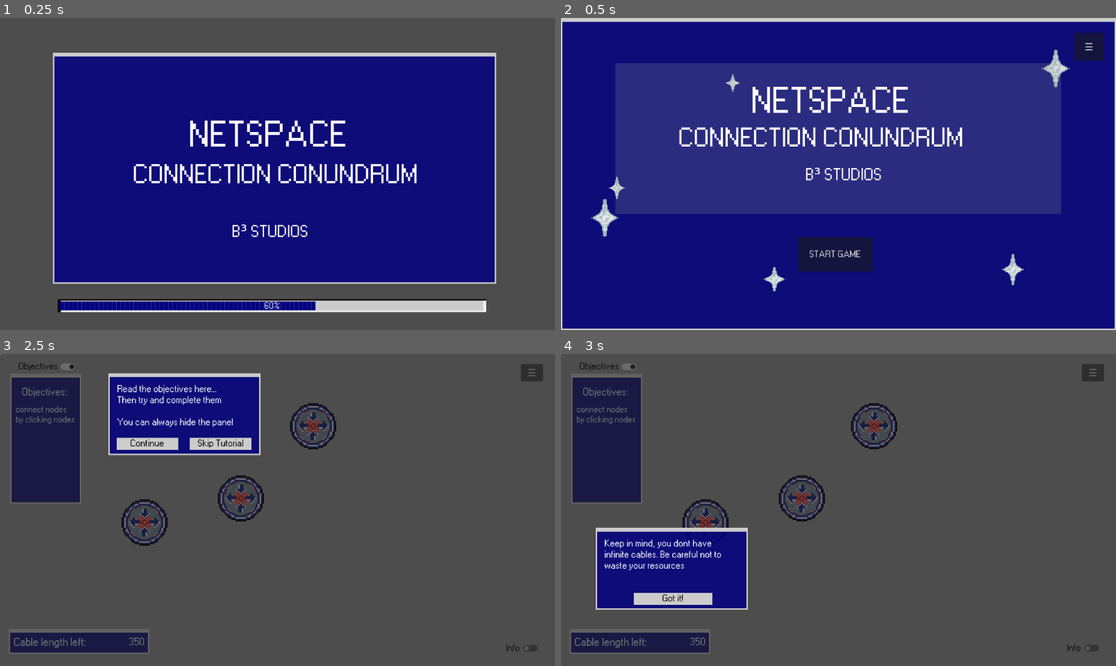
Above: before the commit, frames 1-4 (two rows, left to right).
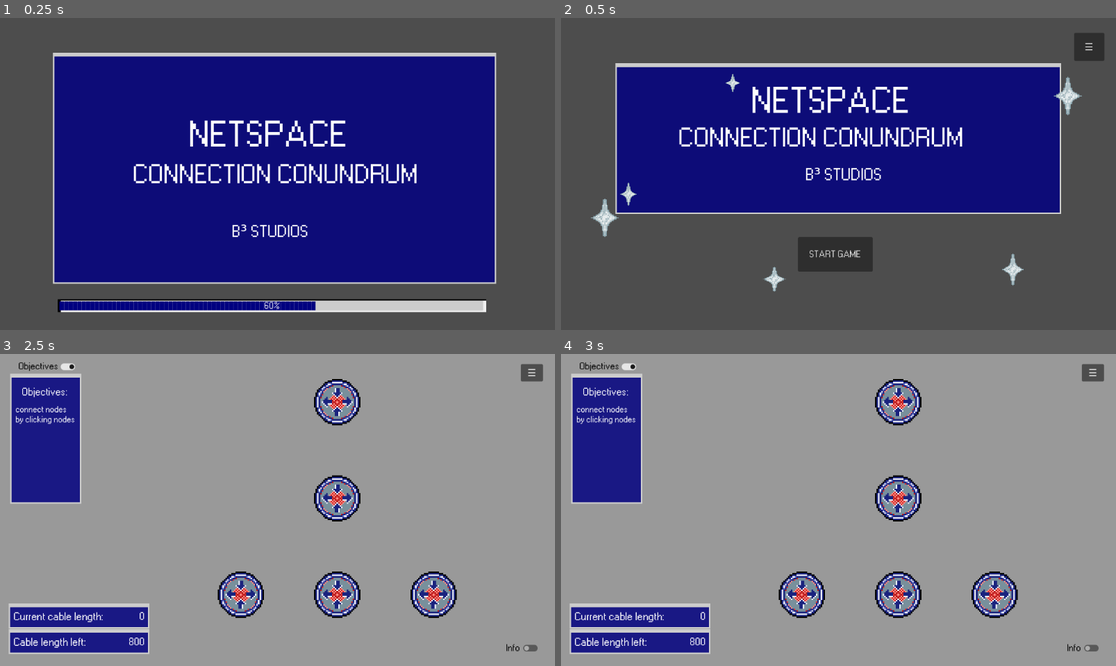
Above: after the commit, the same moments.

Repository: BcubeStudios/Netspace-Game
Game: Godot game, scene res://scenes/opening.tscn
Two runs of this game, one before a commit and one after it. Both use one fixed random seed, a clock stepped at 60 frames per second and the inputs below.
Inputs (mouse positions are in pixels of both pictures, inside the frame that each line leads up to):
- Up to frame 1 (0.25 s): no input
- Up to frame 2 (0.5 s): no input
- Up to frame 3 (2.5 s): click "START GAME" at 0.5 s; move the mouse to (399, 494) at 1.27 s; click (399, 494) at 1.42 s; tap Enter at 2 s; move the mouse to (166, 525) at 2.02 s; click (166, 525) at 2.17 s
- Up to frame 4 (3 s): click (710, 444) at 2.75 s, where only the run before the commit has a clickable "Continue"

Frame 1 is identical in both runs. In frame 2, 97% of the frame differs, in the area x 0-100%, y 0-100%; in frame 3, 100%; in frame 4, 100%.

Commit message:
added functionality

Diff:
--- a/GodotWorkspace/scenes/demo_level.tscn
+++ b/GodotWorkspace/scenes/demo_level.tscn
@@ -24,7 +24,7 @@
 [node name="Director" parent="backgroundPanel" instance=ExtResource("2_pm2eq")]
 layout_mode = 1
 
-[node name="Panel" type="Panel" parent="backgroundPanel"]
+[node name="cablePanel" type="Panel" parent="backgroundPanel"]
 layout_mode = 0
 offset_left = 18.0
 offset_top = 571.0
@@ -32,7 +32,7 @@
 offset_bottom = 623.0
 theme = ExtResource("2_rkssa")
 
-[node name="cable_Label" type="Label" parent="backgroundPanel/Panel"]
+[node name="cable_Label" type="Label" parent="backgroundPanel/cablePanel"]
 layout_mode = 0
 offset_left = 10.0
 offset_top = 17.0
@@ -43,7 +43,36 @@
 theme_override_font_sizes/font_size = 23
 text = "Cable length left:"
 
-[node name="length_Label" type="Label" parent="backgroundPanel/Panel"]
+[node name="length_Label" type="Label" parent="backgroundPanel/cablePanel"]
+layout_mode = 0
+offset_left = 200.0
+offset_top = 17.0
+offset_right = 282.0
+offset_bottom = 40.0
+theme = ExtResource("2_rkssa")
+theme_override_font_sizes/font_size = 22
+text = "FFFF"
+horizontal_alignment = 2
+
+[node name="currCablePanel" type="Panel" parent="backgroundPanel"]
+offset_left = 18.0
+offset_top = 518.0
+offset_right = 310.0
+offset_bottom = 570.0
+theme = ExtResource("2_rkssa")
+
+[node name="cable_Label2" type="Label" parent="backgroundPanel/currCablePanel"]
+layout_mode = 0
+offset_left = 10.0
+offset_top = 17.0
+offset_right = 174.0
+offset_bottom = 42.0
+theme = ExtResource("2_rkssa")
+theme_override_colors/font_color = Color(1, 1, 1, 1)
+theme_override_font_sizes/font_size = 23
+text = "Current cable length:"
+
+[node name="curr_length_Label" type="Label" parent="backgroundPanel/currCablePanel"]
 layout_mode = 0
 offset_left = 200.0
 offset_top = 17.0
@@ -178,6 +207,7 @@
 "
 
 [node name="explanation" parent="." instance=ExtResource("6_kbtp5")]
+visible = false
 
 [connection signal="pressed" from="HUD/settingButton" to="." method="_on_setting_button_pressed"]
 [connection signal="toggled" from="HUD/infoToggle" to="." method="_on_info_toggle_toggled"]
--- a/GodotWorkspace/scenes/explanation.tscn
+++ b/GodotWorkspace/scenes/explanation.tscn
@@ -70,6 +70,7 @@
 text = "Skip Tutorial"
 
 [node name="Panel2" type="Panel" parent="BGPanel"]
+visible = false
 offset_left = 72.0
 offset_top = 361.0
 offset_right = 388.0
--- a/GodotWorkspace/scenes/title_screen.tscn
+++ b/GodotWorkspace/scenes/title_screen.tscn
@@ -42,9 +42,6 @@
 
 "
 
-[sub_resource type="StyleBoxFlat" id="StyleBoxFlat_b2kif"]
-bg_color = Color(0.6, 0.6, 0.6, 0.219608)
-
 [node name="TitleScreen" type="Control"]
 layout_mode = 3
 anchors_preset = 15
@@ -53,45 +50,6 @@
 grow_horizontal = 2
 grow_vertical = 2
 script = SubResource("GDScript_xfbvu")
-
-[node name="Panel" type="Panel" parent="."]
-layout_mode = 1
-anchors_preset = 15
-anchor_right = 1.0
-anchor_bottom = 1.0
-grow_horizontal = 2
-grow_vertical = 2
-theme = ExtResource("2_a67m6")
-
-[node name="star" type="Sprite2D" parent="Panel"]
-position = Vector2(91, 415)
-scale = Vector2(0.0690236, 0.0723906)
-texture = ExtResource("2_3ub7k")
-
-[node name="star1" type="Sprite2D" parent="Panel"]
-position = Vector2(1027, 105)
-scale = Vector2(0.0690236, 0.0723906)
-texture = ExtResource("2_3ub7k")
-
-[node name="star2" type="Sprite2D" parent="Panel"]
-position = Vector2(938, 522.5)
-scale = Vector2(0.0538721, 0.0597643)
-texture = ExtResource("2_3ub7k")
-
-[node name="star3" type="Sprite2D" parent="Panel"]
-position = Vector2(356.5, 135)
-scale = Vector2(0.0361953, 0.03367)
-texture = ExtResource("2_3ub7k")
-
-[node name="star4" type="Sprite2D" parent="Panel"]
-position = Vector2(443, 542.5)
-scale = Vector2(0.0589226, 0.0462963)
-texture = ExtResource("2_3ub7k")
-
-[node name="star5" type="Sprite2D" parent="Panel"]
-position = Vector2(116, 353)
-scale = Vector2(0.0404041, 0.0429293)
-texture = ExtResource("2_3ub7k")
 
 [node name="mainPanel" type="Panel" parent="."]
 layout_mode = 1
@@ -104,7 +62,7 @@
 offset_bottom = -241.0
 grow_horizontal = 2
 grow_vertical = 2
-theme_override_styles/panel = SubResource("StyleBoxFlat_b2kif")
+theme = ExtResource("2_a67m6")
 
 [node name="mainLabel" type="Label" parent="mainPanel"]
 layout_mode = 0
@@ -194,5 +152,37 @@
 text = "☰"
 icon_alignment = 1
 
+[node name="Decoration" type="Node2D" parent="."]
+
+[node name="star" type="Sprite2D" parent="Decoration"]
+position = Vector2(91, 415)
+scale = Vector2(0.0690236, 0.0723906)
+texture = ExtResource("2_3ub7k")
+
+[node name="star1" type="Sprite2D" parent="Decoration"]
+position = Vector2(1052, 162)
+scale = Vector2(0.0690236, 0.0723906)
+texture = ExtResource("2_3ub7k")
+
+[node name="star2" type="Sprite2D" parent="Decoration"]
+position = Vector2(938, 522.5)
+scale = Vector2(0.0538721, 0.0597643)
+texture = ExtResource("2_3ub7k")
+
+[node name="star3" type="Sprite2D" parent="Decoration"]
+position = Vector2(356.5, 135)
+scale = Vector2(0.0361953, 0.03367)
+texture = ExtResource("2_3ub7k")
+
+[node name="star4" type="Sprite2D" parent="Decoration"]
+position = Vector2(443, 542.5)
+scale = Vector2(0.0589226, 0.0462963)
+texture = ExtResource("2_3ub7k")
+
+[node name="star5" type="Sprite2D" parent="Decoration"]
+position = Vector2(140, 366)
+scale = Vector2(0.0404041, 0.0429293)
+texture = ExtResource("2_3ub7k")
+
 [connection signal="pressed" from="NormalMenu/StartButton" to="." method="_on_start_button_pressed"]
 [connection signal="pressed" from="SettingsButton" to="." method="_on_settings_button_pressed"]
--- a/GodotWorkspace/scripts/Director.gd
+++ b/GodotWorkspace/scripts/Director.gd
@@ -7,17 +7,21 @@
 var current_point:Point
 var current_phedge:Phedge
 var length_left: float
+var curr_length: float
 
 # Called when the node enters the scene tree for the first time.
 func _ready():
-	self.createPoint("point1", Vector2i(650, 150))
-	self.createPoint("point2", Vector2i(300, 350))
-	self.createPoint("point3", Vector2i(500, 300))
+	self.createPoint("point1", Vector2i(700, 100))
+	self.createPoint("point2", Vector2i(900, 500))
+	self.createPoint("point3", Vector2i(500, 500))
+	self.createPoint("point4", Vector2i(700, 300))
+	self.createPoint("point5", Vector2i(700, 500))
 
 	current_phedge = $phedge
 	current_phedge.reset_origin()
 
-	length_left = 35000
+	length_left = 800
+	curr_length = 0
 
 
 func createPoint(new_name, coords):
@@ -28,12 +32,13 @@
 
 # Called every frame. 'delta' is the elapsed time since the previous frame.
 func _process(_delta):
-	pass
+	curr_length = current_phedge.length
 
 func _input(event):
 	if event is InputEventMouseButton and event.pressed and current_point == null:
 		#reset phedge
 		current_phedge.reset_origin()
+		curr_length = 0
 	else:
 		if event is InputEventMouseButton and event.pressed and !current_phedge.is_active() and current_point != null:
 			#initalise phedge
@@ -56,9 +61,11 @@
 						edges.append(edge)
 					else:
 						#reset phedge
+						edge.point1.remove_edge(edge)
+						edge.point2.remove_edge(edge)
 						current_phedge.reset_origin()
+						curr_length = 0
 	pass
-
 
 func change_current_point(point):
 	current_point = point
--- a/GodotWorkspace/scripts/Edge.gd
+++ b/GodotWorkspace/scripts/Edge.gd
@@ -18,7 +18,7 @@
 	self.id = str(max(point1.coords.x, point2.coords.x))+ \
 	str(min(point1.coords.x, point2.coords.x)) + str(max(point1.coords.y, point2.coords.y)) +\
 	str(min(point1.coords.y, point2.coords.y))
-	self.length = sqrt(((point1.coords.x - point2.coords.x)**2) * ((point1.coords.y - point2.coords.y)**2))
+	self.length = sqrt(((point1.coords.x - point2.coords.x)**2) + ((point1.coords.y - point2.coords.y)**2))
 
 
 func color_change():
--- a/GodotWorkspace/scripts/Phedge.gd
+++ b/GodotWorkspace/scripts/Phedge.gd
@@ -6,14 +6,16 @@
 var colour: Color = Global.Colours["green"]
 var id: String
 var maxLenght: float = 300
+var length: float
 
+func _ready():
+	length = 0
 
 func is_active()->bool:
 	return origin != null
 
 func is_valid()->bool:
 	return get_length() < maxLenght
-
 
 func _draw():
 	if is_active() and is_valid():
@@ -27,6 +29,7 @@
 	if self.is_active():
 		end = get_viewport().get_mouse_position()
 		queue_redraw()
+		self.length = sqrt(((origin.coords.x - end.x)**2) + ((origin.coords.y - end.y)**2))
 	pass
 
 func set_origin(point):
@@ -39,5 +42,6 @@
 		return 0
 
 func reset_origin():
+	length = 0
 	origin=null
 	queue_redraw()
--- a/GodotWorkspace/scripts/Point.gd
+++ b/GodotWorkspace/scripts/Point.gd
@@ -32,3 +32,12 @@
 	$Area2D/icon.frame = 0
 	edges.append(edge)
 	return true
+
+func remove_edge(edge:Edge) -> bool:
+	var x = 0
+	for old_edge in edges:
+		if old_edge.id == edge.id:
+			edges.remove_at(x)
+			return true
+		x = x + 1
+	return false
--- a/GodotWorkspace/scripts/demo_level.gd
+++ b/GodotWorkspace/scripts/demo_level.gd
@@ -1,7 +1,8 @@
 extends Node2D
 
 var setting_on = false
-@onready var length_label = $backgroundPanel/Panel/length_Label
+@onready var length_label = $backgroundPanel/cablePanel/length_Label
+@onready var curr_length_label = $backgroundPanel/currCablePanel/curr_length_Label
 
 # Called when the node enters the scene tree for the first time.
 func _ready():
@@ -11,7 +12,8 @@
 func _process(_delta):
 	if Input.is_action_just_pressed("Settings"):
 		settingsMenu()
-	length_label.text = str(int($backgroundPanel/Director.length_left/100))
+	length_label.text = str(int($backgroundPanel/Director.length_left))
+	curr_length_label.text = str(int($backgroundPanel/Director.curr_length))
 
 
 func settingsMenu():
Not shown: 1 places in GodotWorkspace/scenes/title_screen.tscn that only renumber resources
